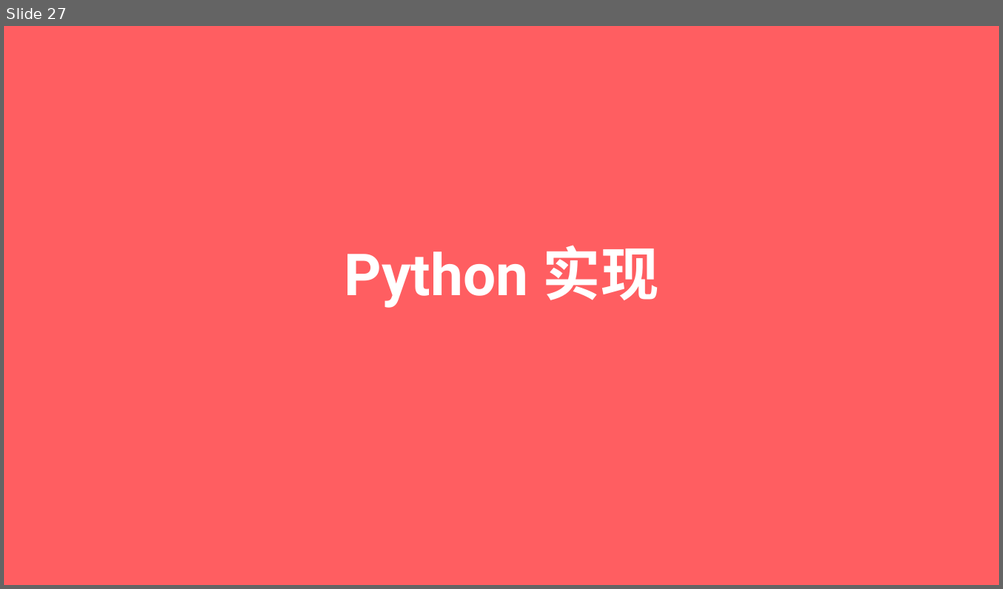
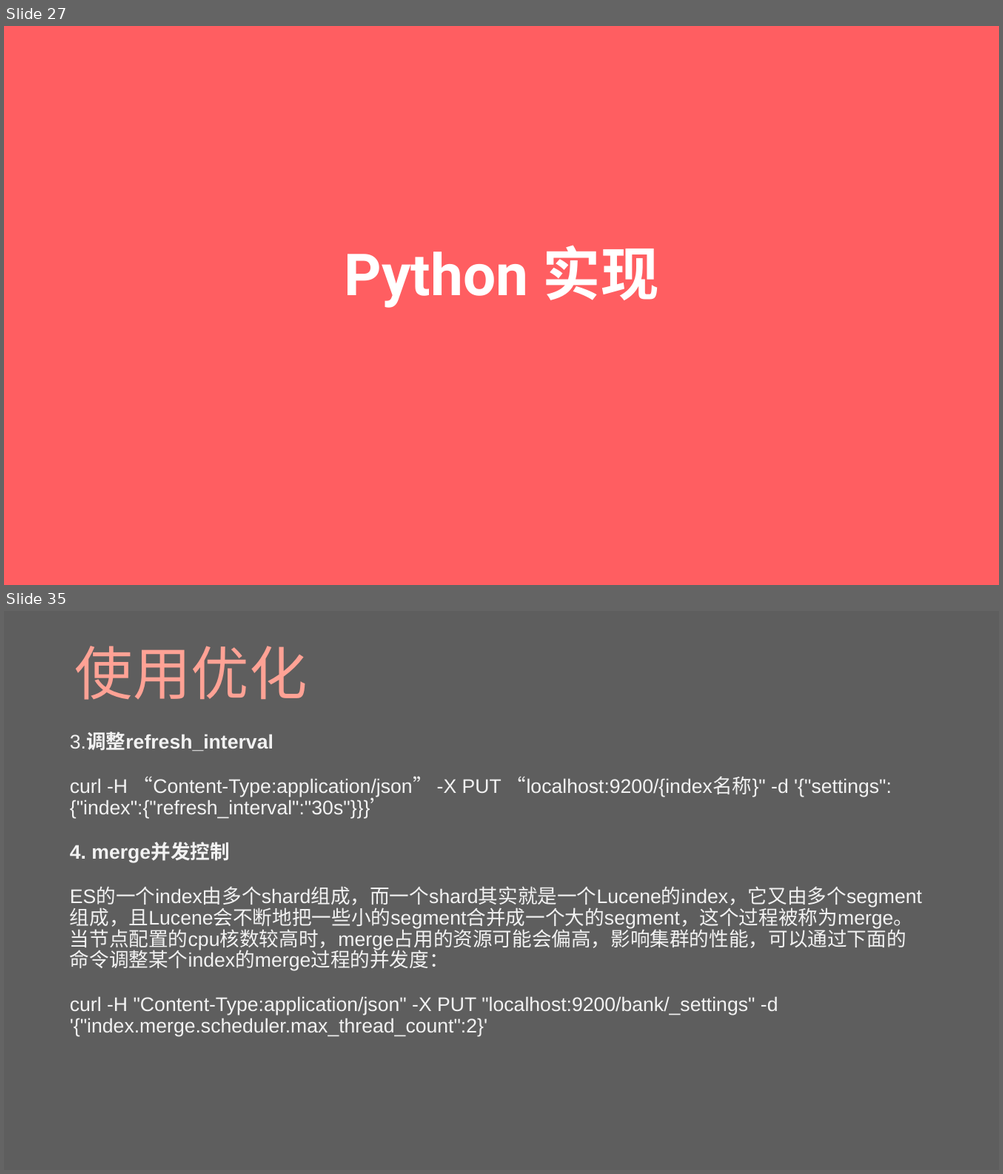
Before and after one commit to Uchida-Hideto/Elasticsearch, a slide deck: elasticsearch.pptx. Shown one above the other, each under a label of ours: slide 27 before the commit, slides 27 and 35 after it; the slides between them are not shown. The pictures are 1003x589 and 1003x1174 pixels, drawn with LibreOffice and Linux fonts; fonts in the diff are those of the drawing. Boxes give left, top, right and bottom in pixels: in the first picture for what was removed or moved away, otherwise in the second. Text is boxed around its words. In the diff, an @@ line names an element or a change of style, - is before the commit and + after.

```diff
--- a/elasticsearch.pptx
+++ b/elasticsearch.pptx
@@ slide 35 added at (x1=4, y1=611, x2=999, y2=1170), background #5E5E5E @@
@@ title added at (x1=75, y1=646, x2=307, y2=700), 112 pt, text #FFA295 @@
+使用优化
@@ text added at (x1=70, y1=733, x2=922, y2=1037), 38 pt, text #F2F2F2 @@
+3.调整refresh_interval
+curl -H “Content-Type:application/json” -X PUT “localhost:9200/{index名称}" -d '{"settings":{"index":{"refresh_interval":"30s"}}}’
+4. merge并发控制
+ES的一个index由多个shard组成，而一个shard其实就是一个Lucene的index，它又由多个segment组成，且Lucene会不断地把一些小的segment合并成一个大的segment，这个过程被称为merge。当节点配置的cpu核数较高时，merge占用的资源可能会偏高，影响集群的性能，可以通过下面的命令调整某个index的merge过程的并发度：
+curl -H "Content-Type:application/json" -X PUT "localhost:9200/bank/_settings" -d '{"index.merge.scheduler.max_thread_count":2}'
```
Also in this commit, not shown: 2 slides changed, 9 other slides added.
